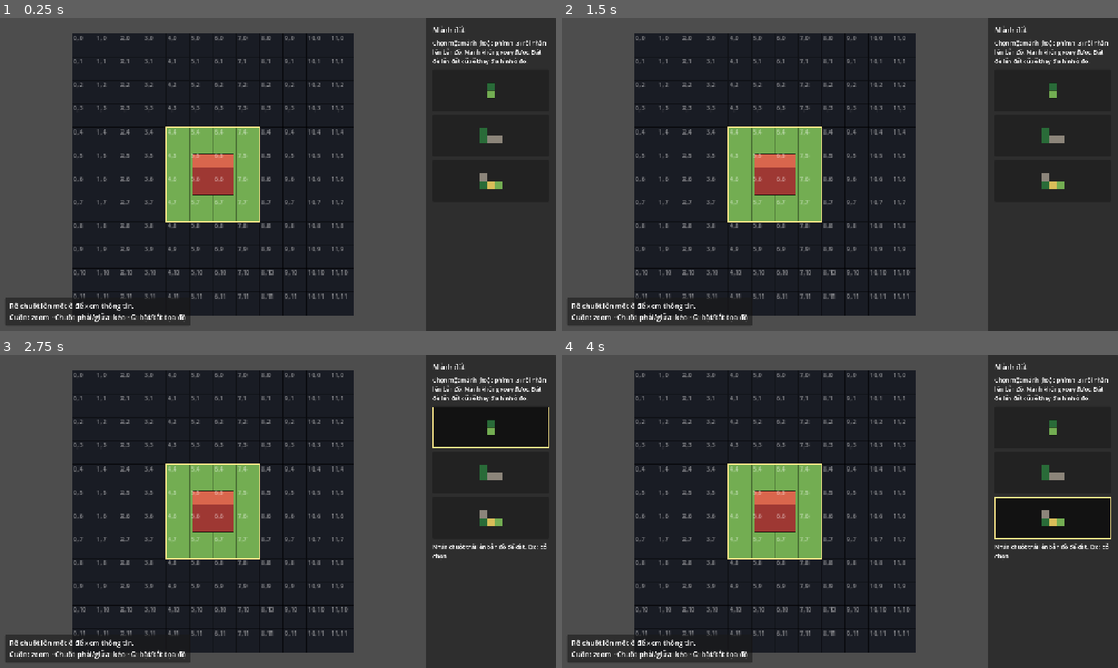
Above: before the commit, frames 1-4 (two rows, left to right).
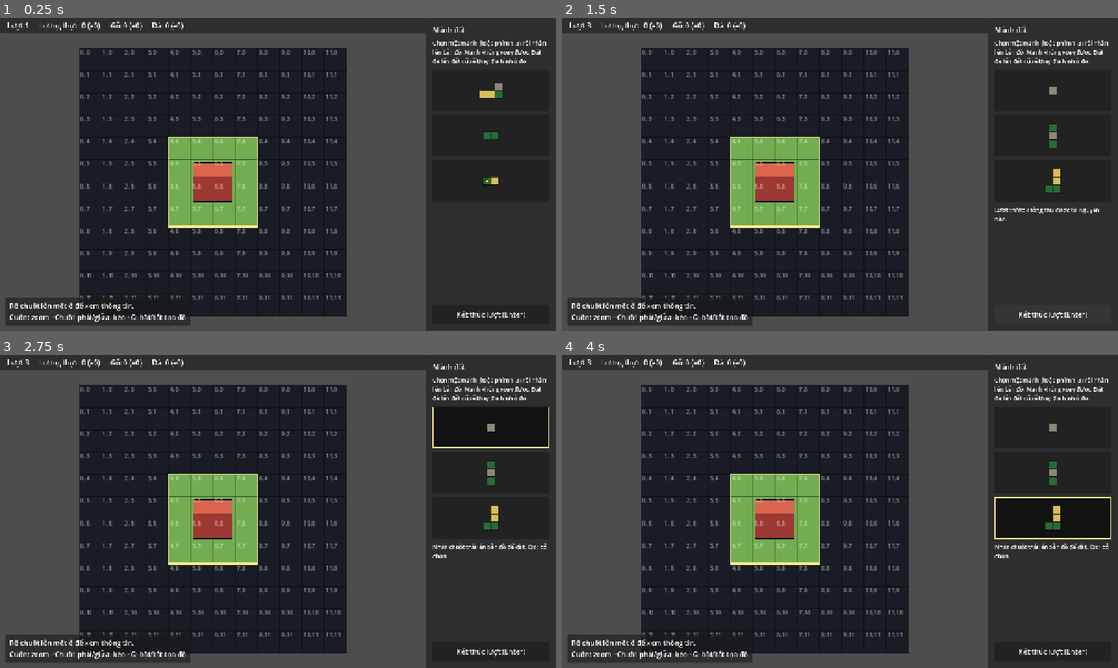
Above: after the commit, the same moments.

Repository: koyomikotori/Kingdom-And-Tetris
Game: Godot game, scene res://scenes/kingdom/kingdom.tscn
Same seed, same stepped clock (60 frames per second), same inputs: the game is played once before the commit and once after it.
Inputs (mouse positions are in pixels of both pictures, inside the frame that each line leads up to):
- Up to frame 1 (0.25 s): no input
- Up to frame 2 (1.5 s): click (1051, 315) at 0.5 s, where only the run after the commit has a clickable "Kết thúc lượt (Enter)"; click (1051, 315) at 1.25 s, where only the run after the commit has a clickable "Kết thúc lượt (Enter)"
- Up to frame 3 (2.75 s): click (489, 426) at 2.02 s
- Up to frame 4 (4 s): click (1051, 473) at 2.77 s; click (1051, 517) at 3.52 s

The runs differ from the first frame. In frame 1, 14% of the frame differs, in the area x 0-95%, y 0-97%; in frame 2, 15%, in the area x 0-97%, y 0-97%; in frame 3, 14%; in frame 4, 14%.

Commit message:
M3: per-turn yield, end turn and a fresh hand each turn
- Resource types as ResourceTypeData in data/resources/ (food, wood, stone);
  terrains declare their per-cell yields
- Economy: owned cells yield their terrain's resources, key cells x2;
  placement_delta predicts the yield change of a placement
- Stockpile with all-or-nothing spend, ready for buildings in M4
- KingdomState owns board, hand, stockpile and turn; end_turn collects
  yield and deals 3 new pieces (unplaced pieces are discarded)
- UI: resource bar with income, End turn button (Enter), yield-change
  preview while placing, per-cell yield in cell info
- GDD/CLAUDE.md updated; buildings moved to M4; 10 new tests (30 total)

Co-Authored-By: Claude Opus 5.5 <noreply@anthropic.com>

Diff:
--- /dev/null
+++ b/data/resources/food.tres
@@ -0,0 +1,9 @@
+[gd_resource type="Resource" script_class="ResourceTypeData" load_steps=2 format=3]
+
+[ext_resource type="Script" path="res://scripts/economy/resource_type_data.gd" id="1_res"]
+
+[resource]
+script = ExtResource("1_res")
+resource_id = &"food"
+display_name = "Lương thực"
+sort_order = 0
--- /dev/null
+++ b/data/resources/stone.tres
@@ -0,0 +1,9 @@
+[gd_resource type="Resource" script_class="ResourceTypeData" load_steps=2 format=3]
+
+[ext_resource type="Script" path="res://scripts/economy/resource_type_data.gd" id="1_res"]
+
+[resource]
+script = ExtResource("1_res")
+resource_id = &"stone"
+display_name = "Đá"
+sort_order = 2
--- /dev/null
+++ b/data/resources/wood.tres
@@ -0,0 +1,9 @@
+[gd_resource type="Resource" script_class="ResourceTypeData" load_steps=2 format=3]
+
+[ext_resource type="Script" path="res://scripts/economy/resource_type_data.gd" id="1_res"]
+
+[resource]
+script = ExtResource("1_res")
+resource_id = &"wood"
+display_name = "Gỗ"
+sort_order = 1
--- a/data/terrains/farmland.tres
+++ b/data/terrains/farmland.tres
@@ -8,3 +8,4 @@
 display_name = "Ruộng"
 color = Color(0.85, 0.74, 0.35, 1)
 spawn_weight = 3.0
+yields = Dictionary[StringName, int]({&"food": 1})
--- a/data/terrains/forest.tres
+++ b/data/terrains/forest.tres
@@ -8,3 +8,4 @@
 display_name = "Rừng"
 color = Color(0.16, 0.42, 0.22, 1)
 spawn_weight = 3.0
+yields = Dictionary[StringName, int]({&"wood": 1})
--- a/data/terrains/hill.tres
+++ b/data/terrains/hill.tres
@@ -8,3 +8,4 @@
 display_name = "Đồi đá"
 color = Color(0.55, 0.52, 0.48, 1)
 spawn_weight = 2.0
+yields = Dictionary[StringName, int]({&"stone": 1})
--- a/scenes/kingdom/kingdom.tscn
+++ b/scenes/kingdom/kingdom.tscn
@@ -79,3 +79,42 @@
 [node name="CellInfo" type="Label" parent="UI/CellInfoPanel/Margin"]
 unique_name_in_owner = true
 layout_mode = 2
+
+[node name="Spacer" type="Control" parent="UI/SidePanel/Margin/VBox"]
+layout_mode = 2
+size_flags_vertical = 3
+mouse_filter = 2
+
+[node name="EndTurnButton" type="Button" parent="UI/SidePanel/Margin/VBox"]
+unique_name_in_owner = true
+custom_minimum_size = Vector2(0, 44)
+layout_mode = 2
+focus_mode = 0
+text = "Kết thúc lượt (Enter)"
+
+[node name="TopBar" type="PanelContainer" parent="UI"]
+unique_name_in_owner = true
+anchors_preset = 10
+anchor_right = 1.0
+offset_right = -300.0
+grow_horizontal = 2
+
+[node name="Margin" type="MarginContainer" parent="UI/TopBar"]
+layout_mode = 2
+theme_override_constants/margin_left = 16
+theme_override_constants/margin_top = 6
+theme_override_constants/margin_right = 16
+theme_override_constants/margin_bottom = 6
+
+[node name="HBox" type="HBoxContainer" parent="UI/TopBar/Margin"]
+layout_mode = 2
+theme_override_constants/separation = 24
+
+[node name="TurnLabel" type="Label" parent="UI/TopBar/Margin/HBox"]
+unique_name_in_owner = true
+layout_mode = 2
+
+[node name="ResourceBar" type="HBoxContainer" parent="UI/TopBar/Margin/HBox"]
+unique_name_in_owner = true
+layout_mode = 2
+theme_override_constants/separation = 24
--- a/scripts/board/camera_controller.gd
+++ b/scripts/board/camera_controller.gd
@@ -11,14 +11,15 @@
 
 
 ## Centers the camera on `rect` and picks a zoom that fits it.
-## `reserved_right` is screen width covered by UI on the right side (e.g. the piece panel).
-func focus_on(rect: Rect2, reserved_right: float = 0.0) -> void:
+## `reserved_right` / `reserved_top` are screen pixels covered by UI on those sides
+## (piece panel, resource bar), so the board is centered in the visible area.
+func focus_on(rect: Rect2, reserved_right: float = 0.0, reserved_top: float = 0.0) -> void:
 	_bounds = rect
-	var view_size := get_viewport_rect().size - Vector2(reserved_right, 0)
+	var view_size := get_viewport_rect().size - Vector2(reserved_right, reserved_top)
 	var fit := minf(view_size.x / rect.size.x, view_size.y / rect.size.y) * 0.9
 	var z := clampf(fit, min_zoom, max_zoom)
 	zoom = Vector2(z, z)
-	position = rect.get_center() + Vector2(reserved_right * 0.5 / z, 0)
+	position = rect.get_center() + Vector2(reserved_right * 0.5, -reserved_top * 0.5) / z
 
 
 func _unhandled_input(event: InputEvent) -> void:
--- a/scripts/board/terrain_data.gd
+++ b/scripts/board/terrain_data.gd
@@ -8,3 +8,5 @@
 @export var color: Color = Color.MAGENTA
 ## Relative chance of this terrain appearing on a land-piece cell. 0 = never.
 @export var spawn_weight: float = 1.0
+## Resources one owned cell of this terrain produces each turn, e.g. {&"food": 1}.
+@export var yields: Dictionary[StringName, int] = {}
--- /dev/null
+++ b/scripts/economy/economy.gd
@@ -0,0 +1,48 @@
+class_name Economy
+extends RefCounted
+## Per-turn production (GDD §5): every owned cell yields its terrain's `yields`;
+## key cells yield double. Amount dictionaries map resource_id -> int.
+
+const KEY_CELL_MULTIPLIER := 2
+
+
+static func cell_yield(terrain: TerrainData, is_key: bool) -> Dictionary[StringName, int]:
+	var result: Dictionary[StringName, int] = {}
+	if terrain == null:
+		return result
+	var multiplier := KEY_CELL_MULTIPLIER if is_key else 1
+	for resource_id in terrain.yields:
+		result[resource_id] = terrain.yields[resource_id] * multiplier
+	return result
+
+
+## Total produced by the player's territory in one turn.
+static func board_yield(board: BoardData, terrains: Dictionary[StringName, TerrainData]) -> Dictionary[StringName, int]:
+	var total: Dictionary[StringName, int] = {}
+	for cell in board.get_all_cells():
+		if cell.owned:
+			add_into(total, cell_yield(terrains.get(cell.terrain_id), cell.is_key))
+	return total
+
+
+## How the per-turn yield would change if `piece` were placed at `origin`.
+## Assumes the placement is valid; covered cells lose their old yield.
+static func placement_delta(board: BoardData, piece: LandPiece, origin: Vector2i,
+		terrains: Dictionary[StringName, TerrainData]) -> Dictionary[StringName, int]:
+	var delta: Dictionary[StringName, int] = {}
+	var coords := piece.get_board_coords(origin)
+	for i in coords.size():
+		var cell := board.get_cell(coords[i])
+		if cell.owned:
+			add_into(delta, cell_yield(terrains.get(cell.terrain_id), cell.is_key), -1)
+		add_into(delta, cell_yield(terrains.get(piece.terrains[i]), piece.is_key_cell(i)))
+	for resource_id in delta.keys():
+		if delta[resource_id] == 0:
+			delta.erase(resource_id)
+	return delta
+
+
+## Adds `amounts` (times `sign`) into `target` in place.
+static func add_into(target: Dictionary[StringName, int], amounts: Dictionary[StringName, int], sign: int = 1) -> void:
+	for resource_id in amounts:
+		target[resource_id] = target.get(resource_id, 0) + amounts[resource_id] * sign
--- /dev/null
+++ b/scripts/economy/resource_type_data.gd
@@ -0,0 +1,17 @@
+class_name ResourceTypeData
+extends Resource
+## Static definition of a resource the kingdom collects (food, wood, …).
+## One .tres per resource in data/resources/.
+
+@export var resource_id: StringName
+@export var display_name: String
+## Position in the resource bar, lowest first.
+@export var sort_order: int = 0
+
+
+## All resource types, sorted by sort_order.
+static func load_all() -> Array[ResourceTypeData]:
+	var result: Array[ResourceTypeData] = []
+	result.assign(DataLibrary.load_folder("res://data/resources/", &"resource_id").values())
+	result.sort_custom(func(a: ResourceTypeData, b: ResourceTypeData) -> bool: return a.sort_order < b.sort_order)
+	return result
--- /dev/null
+++ b/scripts/economy/stockpile.gd
@@ -0,0 +1,35 @@
+class_name Stockpile
+extends RefCounted
+## Resources the kingdom currently holds. Amounts never go below zero.
+
+signal changed
+
+var _amounts: Dictionary[StringName, int] = {}
+
+
+func get_amount(resource_id: StringName) -> int:
+	return _amounts.get(resource_id, 0)
+
+
+func add(amounts: Dictionary[StringName, int]) -> void:
+	for resource_id in amounts:
+		assert(amounts[resource_id] >= 0, "Use spend() to remove resources")
+		_amounts[resource_id] = get_amount(resource_id) + amounts[resource_id]
+	changed.emit()
+
+
+func can_afford(cost: Dictionary[StringName, int]) -> bool:
+	for resource_id in cost:
+		if get_amount(resource_id) < cost[resource_id]:
+			return false
+	return true
+
+
+## Returns false and changes nothing when the cost cannot be paid in full.
+func spend(cost: Dictionary[StringName, int]) -> bool:
+	if not can_afford(cost):
+		return false
+	for resource_id in cost:
+		_amounts[resource_id] -= cost[resource_id]
+	changed.emit()
+	return true
--- a/scripts/kingdom/kingdom.gd
+++ b/scripts/kingdom/kingdom.gd
@@ -1,5 +1,5 @@
 extends Node2D
-## Kingdom screen: wires the board data, its view, the piece hand, the camera and the UI together.
+## Kingdom screen: turns input into KingdomState actions and keeps the board view and UI in sync.
 
 const NO_SELECTION := -1
 
@@ -7,33 +7,46 @@
 ## 0 = random seed each run. Set a number to replay the same pieces while testing.
 @export var piece_seed := 0
 
-var board: BoardData
-var hand: PieceHand
+var state: KingdomState
 var _terrains: Dictionary[StringName, TerrainData] = {}
 var _shapes: Dictionary[StringName, PieceShapeData] = {}
+var _resource_types: Array[ResourceTypeData] = []
+var _resource_labels: Dictionary[StringName, Label] = {}
 var _selected := NO_SELECTION
 
 @onready var board_view: BoardView = $BoardView
 @onready var camera: CameraController = $Camera
 @onready var cell_info_label: Label = %CellInfo
 @onready var side_panel: Control = %SidePanel
+@onready var top_bar: Control = %TopBar
+@onready var resource_bar: Container = %ResourceBar
+@onready var turn_label: Label = %TurnLabel
 @onready var piece_list: Container = %PieceList
 @onready var placement_status: Label = %PlacementStatus
+@onready var end_turn_button: Button = %EndTurnButton
 
 
 func _ready() -> void:
 	_terrains = TerrainLibrary.load_all()
 	_shapes = PieceShapeLibrary.load_all()
-	board = BoardData.create_starting_board(board_size)
+	_resource_types = ResourceTypeData.load_all()
+	_build_resource_labels()
+
+	var board := BoardData.create_starting_board(board_size)
 	board_view.setup(board, _terrains)
 	board_view.cell_hovered.connect(_on_cell_hovered)
 	board_view.cell_clicked.connect(_on_cell_clicked)
-	camera.focus_on(board_view.get_board_rect(), side_panel.size.x)
+	# Container sizes are only sorted next frame, so use the top bar's minimum height.
+	camera.focus_on(board_view.get_board_rect(), side_panel.size.x, top_bar.get_combined_minimum_size().y)
 
 	var seed_value := piece_seed if piece_seed != 0 else randi()
-	hand = PieceHand.new(PieceGenerator.new(_shapes, _terrains, seed_value))
-	hand.changed.connect(_rebuild_piece_cards)
-	hand.refill()
+	var hand := PieceHand.new(PieceGenerator.new(_shapes, _terrains, seed_value))
+	state = KingdomState.new(board, hand, _terrains)
+	state.hand.changed.connect(_rebuild_piece_cards)
+	state.stockpile.changed.connect(_refresh_resource_bar)
+	state.turn_started.connect(_on_turn_started)
+	end_turn_button.pressed.connect(_on_end_turn_pressed)
+	state.start()
 	_on_cell_hovered(BoardView.OFF_BOARD)
 
 
@@ -47,33 +60,43 @@
 			_select(NO_SELECTION)
 		KEY_1, KEY_2, KEY_3:
 			_toggle_selection(event.keycode - KEY_1)
+		KEY_ENTER, KEY_KP_ENTER:
+			_on_end_turn_pressed()
 
 
 func _on_cell_hovered(coord: Vector2i) -> void:
 	if coord == BoardView.OFF_BOARD:
 		cell_info_label.text = "Rê chuột lên một ô để xem thông tin.\nCuộn: zoom · Chuột phải/giữa: kéo · G: bật/tắt tọa độ"
 	else:
-		cell_info_label.text = _describe_cell(board.get_cell(coord))
+		cell_info_label.text = _describe_cell(state.board.get_cell(coord))
 	_update_ghost()
 
 
 func _on_cell_clicked(coord: Vector2i) -> void:
 	if _selected == NO_SELECTION:
-		print(_describe_cell(board.get_cell(coord)).replace("\n", " | "))
+		print(_describe_cell(state.board.get_cell(coord)).replace("\n", " | "))
 		return
-	var piece := hand.pieces[_selected]
-	var result := PlacementRules.apply(board, piece, coord - piece.get_anchor())
+	var piece := state.hand.pieces[_selected]
+	var result := state.place_piece(_selected, coord - piece.get_anchor())
 	if result != PlacementRules.Result.OK:
 		placement_status.text = PlacementRules.describe(result)
 		return
-	var placed_index := _selected
-	_selected = NO_SELECTION
-	hand.take(placed_index)
-	# Temporary until M3 adds turns: a new hand arrives once all pieces are placed.
-	if hand.is_empty():
-		hand.refill()
+	_select(NO_SELECTION)
+	_refresh_resource_bar()
 	placement_status.text = "Đã đặt mảnh đất."
 	_on_cell_hovered(coord)
+
+
+func _on_end_turn_pressed() -> void:
+	_select(NO_SELECTION)
+	var collected := state.end_turn()
+	var text := _format_amounts(collected, false)
+	placement_status.text = "Đã thu: %s." % text if not text.is_empty() else "Lượt trước không thu được tài nguyên nào."
+
+
+func _on_turn_started(turn: int) -> void:
+	turn_label.text = "Lượt %d" % turn
+	_refresh_resource_bar()
 
 
 func _toggle_selection(index: int) -> void:
@@ -81,7 +104,7 @@
 
 
 func _select(index: int) -> void:
-	if index >= hand.pieces.size():
+	if index >= state.hand.pieces.size():
 		return
 	_selected = index
 	for i in piece_list.get_child_count():
@@ -94,14 +117,14 @@
 	for child in piece_list.get_children():
 		piece_list.remove_child(child)
 		child.queue_free()
-	for i in hand.pieces.size():
-		var piece := hand.pieces[i]
+	for i in state.hand.pieces.size():
+		var piece := state.hand.pieces[i]
 		var card := PieceCard.new()
 		var shape := _shapes.get(piece.shape_id) as PieceShapeData
 		card.setup(piece, _terrains, shape.display_name if shape != null else String(piece.shape_id))
 		card.pressed.connect(_toggle_selection.bind(i))
 		piece_list.add_child(card)
-	_select(_selected if _selected < hand.pieces.size() else NO_SELECTION)
+	_select(_selected if _selected < state.hand.pieces.size() else NO_SELECTION)
 
 
 func _update_ghost() -> void:
@@ -109,11 +132,39 @@
 	if _selected == NO_SELECTION or coord == BoardView.OFF_BOARD:
 		board_view.hide_ghost()
 		return
-	var piece := hand.pieces[_selected]
+	var piece := state.hand.pieces[_selected]
 	var origin := coord - piece.get_anchor()
-	var result := PlacementRules.check(board, piece, origin)
+	var result := PlacementRules.check(state.board, piece, origin)
 	board_view.show_ghost(piece, origin, result == PlacementRules.Result.OK)
-	placement_status.text = PlacementRules.describe(result)
+	if result != PlacementRules.Result.OK:
+		placement_status.text = PlacementRules.describe(result)
+		return
+	var delta := _format_amounts(Economy.placement_delta(state.board, piece, origin, _terrains), true)
+	placement_status.text = "Có thể đặt. Sản lượng mỗi lượt: %s." % (delta if not delta.is_empty() else "không đổi")
+
+
+func _build_resource_labels() -> void:
+	for type in _resource_types:
+		var label := Label.new()
+		resource_bar.add_child(label)
+		_resource_labels[type.resource_id] = label
+
+
+func _refresh_resource_bar() -> void:
+	var income := state.get_turn_yield()
+	for type in _resource_types:
+		_resource_labels[type.resource_id].text = "%s: %d (+%d)" % [
+			type.display_name, state.stockpile.get_amount(type.resource_id), income.get(type.resource_id, 0)]
+
+
+## "+2 Lương thực, -1 Gỗ" in resource-bar order; zero amounts are skipped.
+func _format_amounts(amounts: Dictionary[StringName, int], signed: bool) -> String:
+	var parts: Array[String] = []
+	for type in _resource_types:
+		var amount: int = amounts.get(type.resource_id, 0)
+		if amount != 0:
+			parts.append(("%+d %s" if signed else "%d %s") % [amount, type.display_name])
+	return ", ".join(parts)
 
 
 func _describe_cell(cell: CellData) -> String:
@@ -122,9 +173,13 @@
 		var data := board_view.get_terrain(cell.terrain_id)
 		terrain = data.display_name if data != null else String(cell.terrain_id)
 	if cell.is_key:
-		terrain += " ◆ (ô quan trọng)"
+		terrain += " ◆ (ô quan trọng, x%d sản lượng)" % Economy.KEY_CELL_MULTIPLIER
+	var production := "Không"
+	if cell.owned:
+		var amounts := _format_amounts(Economy.cell_yield(_terrains.get(cell.terrain_id), cell.is_key), true)
+		production = amounts if not amounts.is_empty() else "Không"
 	var building := "Không"
 	if cell.has_building():
 		building = "%s (gốc %d,%d)" % [cell.building_id, cell.building_origin.x, cell.building_origin.y]
-	return "Ô (%d, %d)\nĐịa hình: %s\nSở hữu: %s\nCông trình: %s" % [
-		cell.coord.x, cell.coord.y, terrain, "Có" if cell.owned else "Không", building]
+	return "Ô (%d, %d)\nĐịa hình: %s\nSở hữu: %s\nSản lượng mỗi lượt: %s\nCông trình: %s" % [
+		cell.coord.x, cell.coord.y, terrain, "Có" if cell.owned else "Không", production, building]
--- /dev/null
+++ b/scripts/kingdom/kingdom_state.gd
@@ -0,0 +1,47 @@
+class_name KingdomState
+extends RefCounted
+## Runtime state of one game: board, piece hand, stockpile and turn counter.
+## All game actions go through here so the scene script only handles input and display.
+
+signal turn_started(turn: int)
+
+var board: BoardData
+var hand: PieceHand
+var stockpile := Stockpile.new()
+var turn := 1
+var terrains: Dictionary[StringName, TerrainData] = {}
+
+
+func _init(p_board: BoardData, p_hand: PieceHand, p_terrains: Dictionary[StringName, TerrainData]) -> void:
+	board = p_board
+	hand = p_hand
+	terrains = p_terrains
+
+
+## Deals the first hand. Call once after connecting signals.
+func start() -> void:
+	hand.deal_new_hand()
+	turn_started.emit(turn)
+
+
+## Places the hand piece at `index`. The piece is used up only when placement succeeds.
+func place_piece(index: int, origin: Vector2i) -> PlacementRules.Result:
+	var result := PlacementRules.apply(board, hand.pieces[index], origin)
+	if result == PlacementRules.Result.OK:
+		hand.take(index)
+	return result
+
+
+func get_turn_yield() -> Dictionary[StringName, int]:
+	return Economy.board_yield(board, terrains)
+
+
+## Collects this turn's yield, advances the turn and deals a fresh hand.
+## Unplaced pieces are discarded. Returns what was collected.
+func end_turn() -> Dictionary[StringName, int]:
+	var collected := get_turn_yield()
+	stockpile.add(collected)
+	turn += 1
+	hand.deal_new_hand()
+	turn_started.emit(turn)
+	return collected
--- a/scripts/pieces/piece_hand.gd
+++ b/scripts/pieces/piece_hand.gd
@@ -23,6 +23,12 @@
 	changed.emit()
 
 
+## Discards any remaining pieces and draws a full new hand.
+func deal_new_hand() -> void:
+	pieces.clear()
+	refill()
+
+
 ## Removes and returns the piece at `index`. Call only after a successful placement.
 func take(index: int) -> LandPiece:
 	var piece := pieces[index]
--- a/tests/run_tests.gd
+++ b/tests/run_tests.gd
@@ -6,6 +6,7 @@
 const TEST_FILES := [
 	"res://tests/test_board.gd",
 	"res://tests/test_pieces.gd",
+	"res://tests/test_economy.gd",
 ]
 
 
--- /dev/null
+++ b/tests/test_economy.gd
@@ -0,0 +1,117 @@
+extends "res://tests/test_suite.gd"
+
+var terrains := TerrainLibrary.load_all()
+
+
+func _piece(offsets: Array[Vector2i], terrain: StringName, key_index: int = LandPiece.NO_KEY) -> LandPiece:
+	var piece_terrains: Array[StringName] = []
+	for i in offsets.size():
+		piece_terrains.append(terrain)
+	return LandPiece.new(&"test", offsets, piece_terrains, key_index)
+
+
+func _row(length: int) -> Array[Vector2i]:
+	var result: Array[Vector2i] = []
+	for x in length:
+		result.append(Vector2i(x, 0))
+	return result
+
+
+func _state(seed_value: int = 3) -> KingdomState:
+	var gen := PieceGenerator.new(PieceShapeLibrary.load_all(), terrains, seed_value)
+	return KingdomState.new(BoardData.create_starting_board(12), PieceHand.new(gen), terrains)
+
+
+func test_terrain_yields_from_data() -> void:
+	check_eq(Economy.cell_yield(terrains[&"farmland"], false), {&"food": 1}, "Farmland gives 1 food")
+	check_eq(Economy.cell_yield(terrains[&"forest"], false), {&"wood": 1}, "Forest gives 1 wood")
+	check_eq(Economy.cell_yield(terrains[&"hill"], false), {&"stone": 1}, "Hill gives 1 stone")
+	check(Economy.cell_yield(terrains[&"grass"], false).is_empty(), "Grass gives nothing")
+	check(Economy.cell_yield(null, false).is_empty(), "Empty land gives nothing")
+
+
+func test_resource_types_loaded_in_order() -> void:
+	var ids := ResourceTypeData.load_all().map(func(t: ResourceTypeData) -> StringName: return t.resource_id)
+	check_eq(ids, [&"food", &"wood", &"stone"], "Resource bar order")
+
+
+func test_key_cell_doubles_yield() -> void:
+	check_eq(Economy.cell_yield(terrains[&"farmland"], true), {&"food": 2}, "Key farmland gives 2 food")
+	check(Economy.cell_yield(terrains[&"grass"], true).is_empty(), "Key grass still gives nothing")
+
+
+func test_starting_board_yields_nothing() -> void:
+	check(Economy.board_yield(BoardData.create_starting_board(12), terrains).is_empty(), "All-grass start yields nothing")
+
+
+func test_overwrite_example_from_gdd() -> void:
+	var board := BoardData.create_starting_board(12)
+	PlacementRules.apply(board, _piece(_row(4), &"farmland"), Vector2i(4, 4))
+	check_eq(Economy.board_yield(board, terrains), {&"food": 4}, "4 farmland = 4 food")
+	PlacementRules.apply(board, _piece(_row(1), &"forest"), Vector2i(5, 4))
+	check_eq(Economy.board_yield(board, terrains), {&"food": 3, &"wood": 1}, "Forest over one farm = 3 food + 1 wood")
+
+
+func test_unowned_cells_do_not_yield() -> void:
+	var board := BoardData.create_starting_board(12)
+	board.set_terrain(Vector2i(0, 0), &"forest")
+	check(Economy.board_yield(board, terrains).is_empty(), "Terrain outside the territory yields nothing")
+
+
+func test_placement_delta_matches_real_change() -> void:
+	var board := BoardData.create_starting_board(12)
+	PlacementRules.apply(board, _piece(_row(4), &"farmland"), Vector2i(4, 4))
+	# Hill bar with a key cell, half over farms (6,4),(7,4) and half on new land (8,4).
+	var piece := _piece(_row(3), &"hill", 2)
+	var predicted := Economy.placement_delta(board, piece, Vector2i(6, 4), terrains)
+	check_eq(predicted, {&"food": -2, &"stone": 4}, "Predicted: lose 2 food, gain 1+1+2 stone")
+	var before := Economy.board_yield(board, terrains)
+	PlacementRules.apply(board, piece, Vector2i(6, 4))
+	var after := Economy.board_yield(board, terrains)
+	for id in [&"food", &"wood", &"stone"]:
+		check_eq(after.get(id, 0) - before.get(id, 0), predicted.get(id, 0), "Delta of %s matches" % id)
+
+
+func test_stockpile_spend_is_all_or_nothing() -> void:
+	var stock := Stockpile.new()
+	stock.add({&"food": 5, &"wood": 2})
+	check(stock.can_afford({&"food": 5}), "Can afford exact amount")
+	check(not stock.spend({&"food": 3, &"wood": 3}), "Cannot spend more wood than held")
+	check_eq([stock.get_amount(&"food"), stock.get_amount(&"wood")], [5, 2], "Failed spend changes nothing")
+	check(stock.spend({&"food": 3, &"wood": 2}), "Affordable spend succeeds")
+	check_eq([stock.get_amount(&"food"), stock.get_amount(&"wood")], [2, 0], "Spend subtracts")
+	check_eq(stock.get_amount(&"stone"), 0, "Unknown resource is 0")
+
+
+func test_end_turn_collects_and_deals_new_hand() -> void:
+	var state := _state()
+	state.start()
+	check_eq(state.turn, 1, "Game starts on turn 1")
+	check_eq(state.hand.pieces.size(), 3, "First hand has 3 pieces")
+	PlacementRules.apply(state.board, _piece(_row(2), &"forest", 0), Vector2i(4, 4))
+	var old_pieces := state.hand.pieces.duplicate()
+	var collected := state.end_turn()
+	check_eq(collected, {&"wood": 3}, "Collected 2 (key) + 1 wood")
+	check_eq(state.stockpile.get_amount(&"wood"), 3, "Stockpile received the yield")
+	check_eq(state.turn, 2, "Turn advanced")
+	check_eq(state.hand.pieces.size(), 3, "New hand has 3 pieces")
+	for piece in state.hand.pieces:
+		check(not old_pieces.has(piece), "Unplaced pieces were discarded, not kept")
+	state.end_turn()
+	check_eq(state.stockpile.get_amount(&"wood"), 6, "Yield is collected again every turn")
+
+
+func test_place_piece_consumes_only_on_success() -> void:
+	var state := _state()
+	state.start()
+	var bad := state.place_piece(0, Vector2i(0, 0))
+	check(bad != PlacementRules.Result.OK, "Far-away placement fails")
+	check_eq(state.hand.pieces.size(), 3, "Failed placement keeps the piece")
+	# The piece is random, so search the board for any valid origin.
+	var placed := false
+	for y in range(0, 12):
+		for x in range(0, 12):
+			if not placed and state.place_piece(0, Vector2i(x, y)) == PlacementRules.Result.OK:
+				placed = true
+	check(placed, "Some valid spot exists for the first piece")
+	check_eq(state.hand.pieces.size(), 2, "Successful placement uses the piece")
Not shown, added: scripts/economy/economy.gd.uid
Not shown, added: scripts/economy/resource_type_data.gd.uid
Not shown, added: scripts/economy/stockpile.gd.uid
Not shown, added: scripts/kingdom/kingdom_state.gd.uid
Not shown, added: tests/test_economy.gd.uid
Not shown, changed: CLAUDE.md
Not shown, changed: docs/GDD.md
